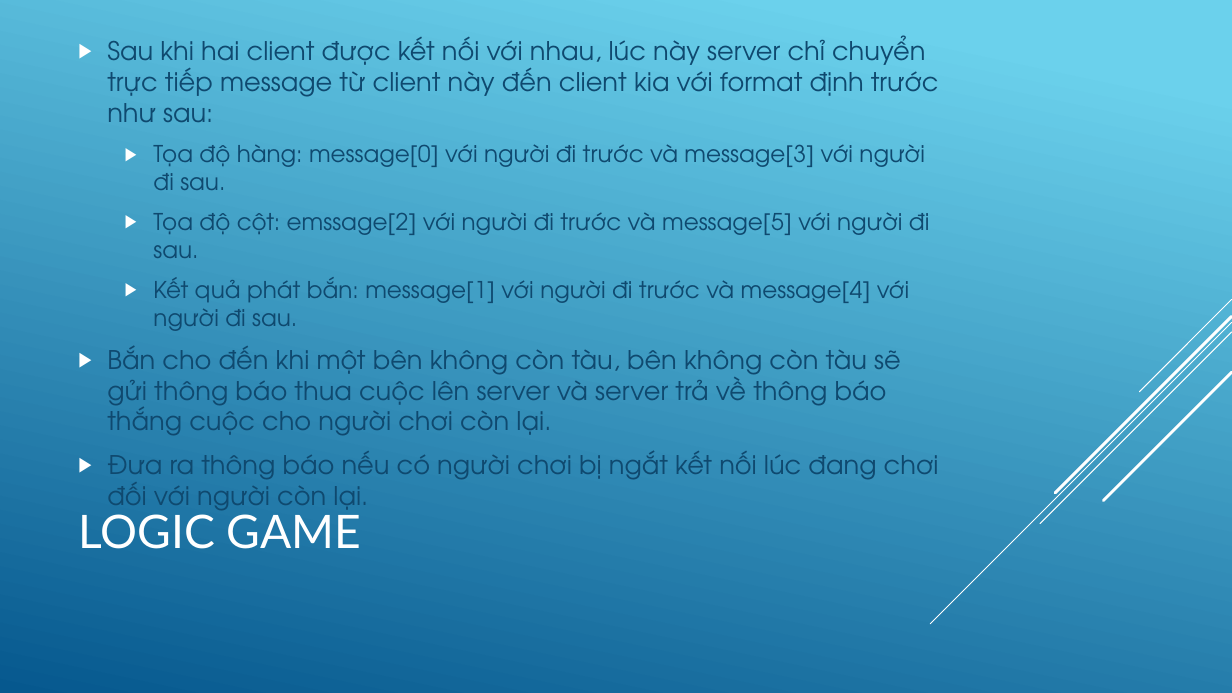
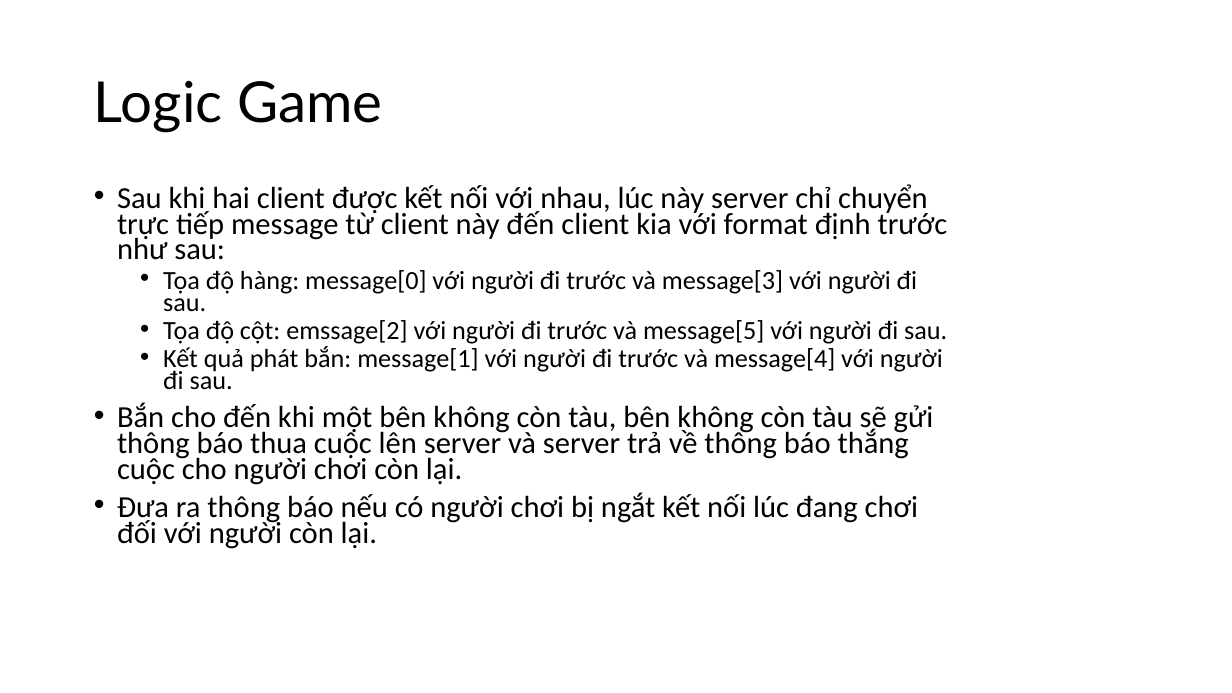
Before and after one commit to duybkict/BattleShip, a slide deck: slide 10 of Documents/Báo cáo lập trình mạng.pptx. Drawn at 1232x693 pixels with LibreOffice and Linux fonts; fonts in the diff are those of the drawing. Boxes give left, top, right and bottom in pixels: in the first picture for what was removed or moved away, otherwise in the second. Text is boxed around its words. In the diff, an @@ line names an element or a change of style, - is before the commit and + after.

```diff
--- a/Documents/Báo cáo lập trình mạng.pptx
+++ b/Documents/Báo cáo lập trình mạng.pptx
@@ background gradient #6ED2EB to #06588E to #FFFFFF @@
@@ title at bbox=[94, 81, 382, 132]: text changed; size 36 to 44 pt; text colour #FFFFFF to #000000 @@
-LOGIC GAME
+Logic Game
@@ text "Sau khi hai client được ...": place and size @@
-text "Sau khi hai client được ..." at bbox=[107, 35, 939, 517]
+text "Sau khi hai client được ..." at bbox=[117, 184, 948, 549]
@@ text "Sau khi hai client được ..." at bbox=[117, 184, 948, 549]: size 20 to 23.8 pt in "Sau khi hai client được kết nối ...", "Bắn cho đến khi một bên không ...", "Đưa ra thông báo nếu có người ..."; font TeX Gyre Adventor to Calibri, text colour #0F496F to #000000; size 18 to 20.4 pt in "Tọa độ hàng: message[0] với người đi ...", "Tọa độ cột: emssage[2] với người đi ...", "Kết quả phát bắn: message[1] với người ..."; bullet ▶ to •; line spacing 1 to 0.7; less space between paragraphs; vertical alignment middle to top @@
@@ group removed at bbox=[931, 299, 1232, 624]: 5 lines @@
```
Also in this commit, not shown: 13 other slides changed.
